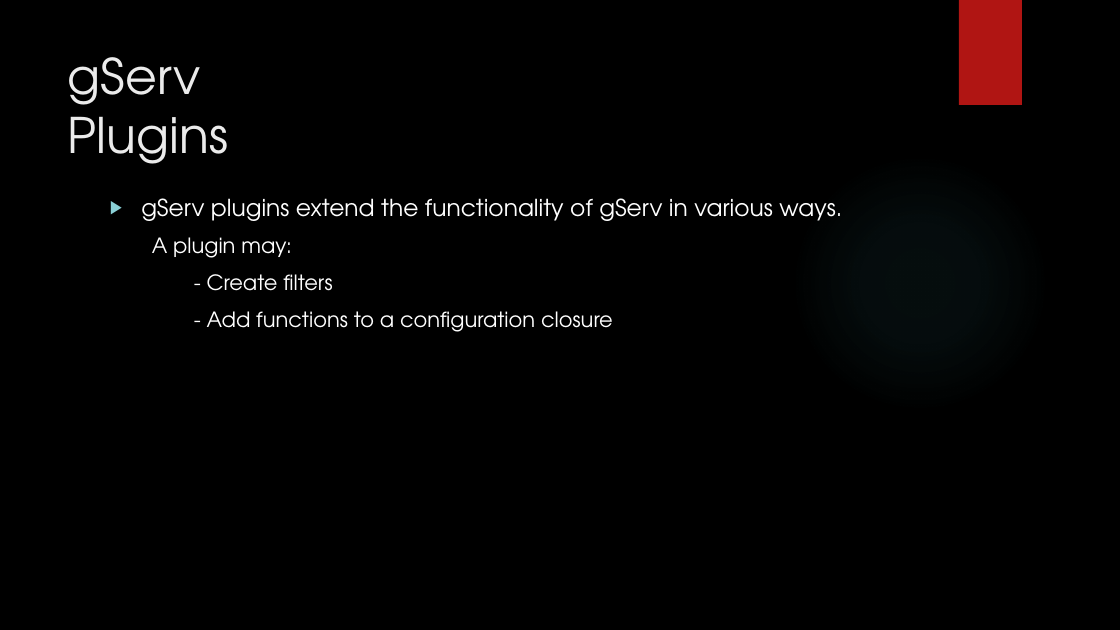
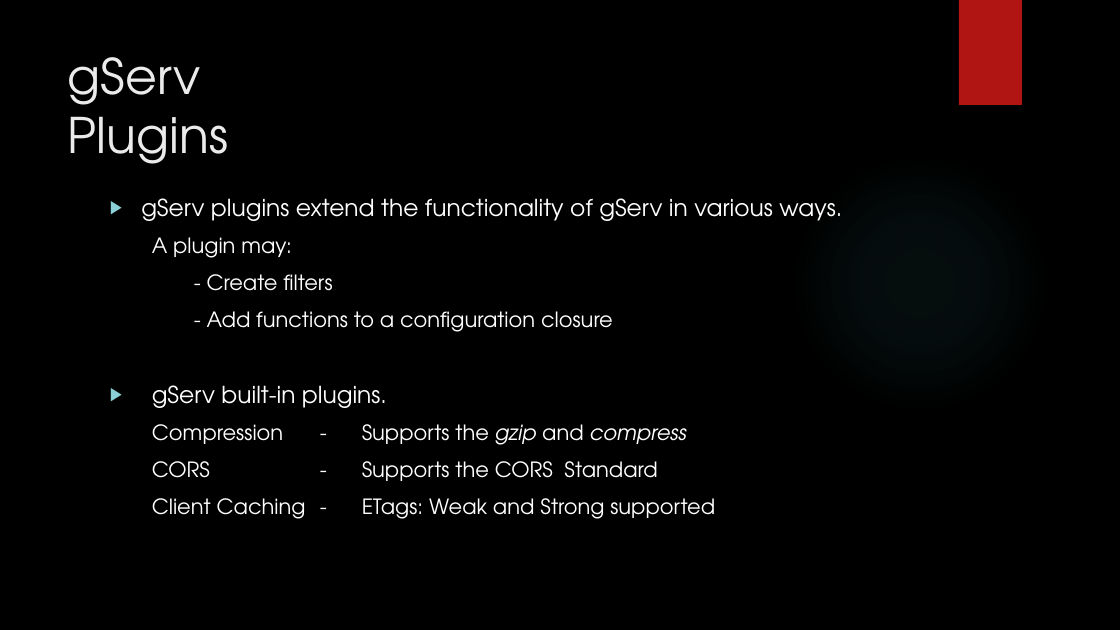
Before and after one commit to javaConductor/gserv, a slide deck: slide 16 of gServ.pptx (slide 20 before the commit). Drawn at 1120x630 pixels with LibreOffice and Linux fonts; fonts in the diff are those of the drawing; background and template pictures are left out. Boxes give left, top, right and bottom in pixels: in the first picture for what was removed or moved away, otherwise in the second. Text is boxed around its words. In the diff, an @@ line names an element or a change of style, - is before the commit and + after.

```diff
--- a/gServ.pptx
+++ b/gServ.pptx
@@ text at (x1=152, y1=385, x2=715, y2=519): paragraphs added @@
+▶ gServ built-in plugins.
+  Compression - Supports the gzip and compress
+  CORS - Supports the CORS Standard
+  Client Caching - ETags: Weak and Strong supported
```
Also in this commit, not shown: 14 other slides changed, 2 slides added, 2 slides removed, 40 other files.
